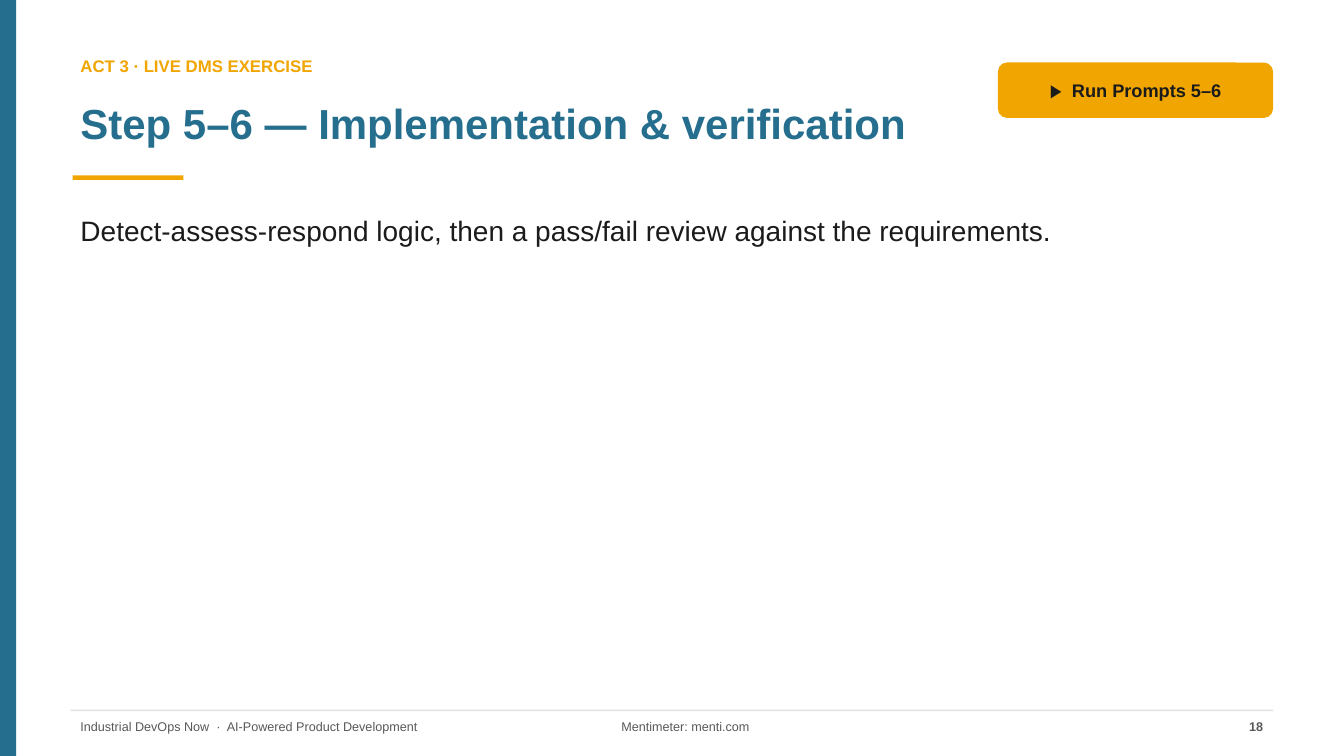
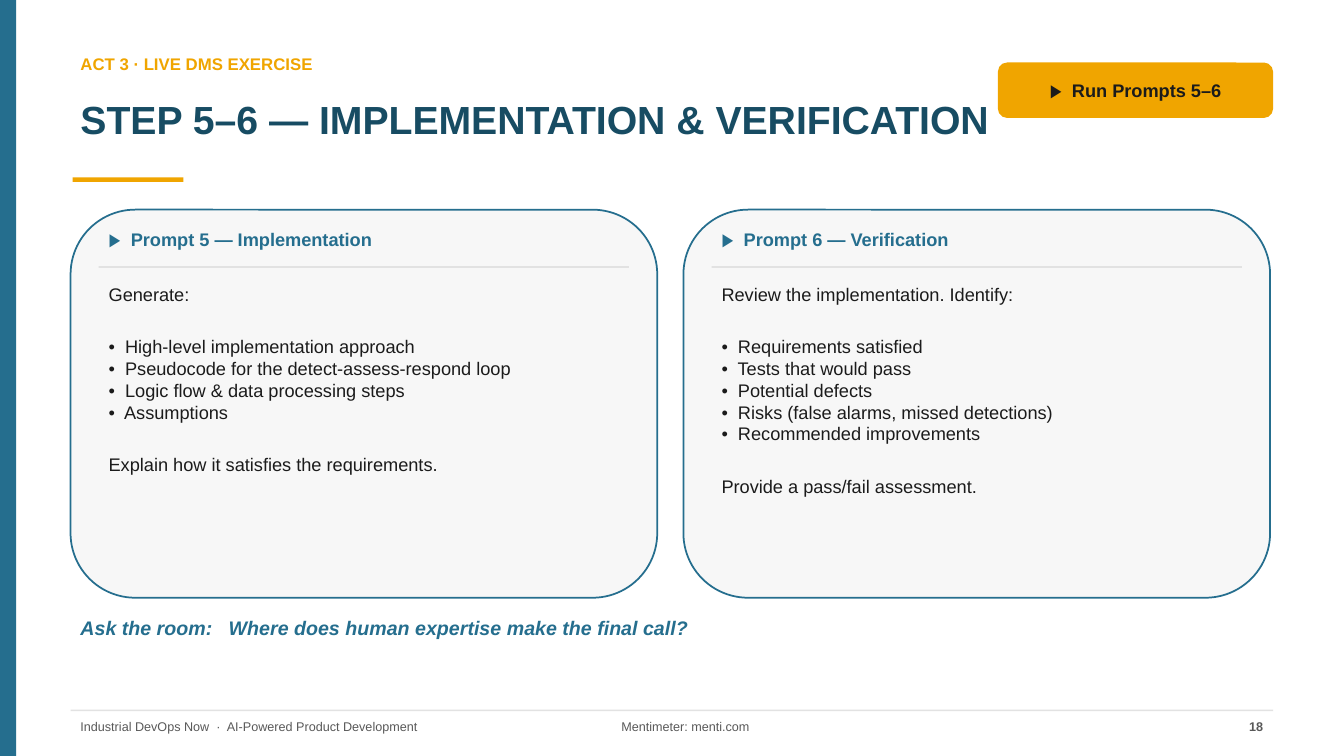
Before and after one commit to rockinryeman/SDLC-Workshop, a slide deck: slide 18 of dms-workshop/AI-Powered-Product-Development_DMS.pptx. Drawn at 1344x756 pixels with LibreOffice and Linux fonts; fonts in the diff are those of the drawing. Boxes give left, top, right and bottom in pixels: in the first picture for what was removed or moved away, otherwise in the second. Text is boxed around its words. In the diff, an @@ line names an element or a change of style, - is before the commit and + after.

```diff
--- a/dms-workshop/AI-Powered-Product-Development_DMS.pptx
+++ b/dms-workshop/AI-Powered-Product-Development_DMS.pptx
@@ text at box(80, 106, 989, 135): text changed; size 30 to 28 pt; text colour #256E8E to #174C63 @@
-Step 5–6 — Implementation & verification
+STEP 5–6 — IMPLEMENTATION & VERIFICATION
@@ rounded rectangle added at box(71, 210, 657, 598), fill #F7F7F7, outline #256E8E 1.25 pt @@
@@ text removed at box(80, 220, 1050, 246) @@
-Detect-assess-respond logic, then a pass/fail review against the requirements.
@@ text added at box(131, 232, 372, 250), 13 pt, text #256E8E, bold @@
+▶ Prompt 5 — Implementation
@@ rounded rectangle added at box(684, 210, 1270, 598), fill #F7F7F7, outline #256E8E 1.25 pt @@
@@ text added at box(744, 232, 949, 250), 13 pt, text #256E8E, bold @@
+▶ Prompt 6 — Verification
@@ rectangle added at box(99, 266, 629, 268), fill #E2E2E2 @@
@@ rectangle added at box(712, 266, 1242, 268), fill #E2E2E2 @@
@@ text added at box(109, 288, 510, 475), 13 pt, text #1B1B1B @@
+Generate:
+• High-level implementation approach
+• Pseudocode for the detect-assess-respond loop
+• Logic flow & data processing steps
+• Assumptions
+Explain how it satisfies the requirements.
@@ text added at box(722, 287, 1053, 497), 13 pt, text #1B1B1B @@
+Review the implementation. Identify:
+• Requirements satisfied
+• Tests that would pass
+• Potential defects
+• Risks (false alarms, missed detections)
+• Recommended improvements
+Provide a pass/fail assessment.
@@ text added at box(80, 620, 688, 639), 14 pt, text #256E8E, bold, italic @@
+Ask the room: Where does human expertise make the final call?
```
Also in this commit, not shown: 20 other slides changed, 4 other files.
